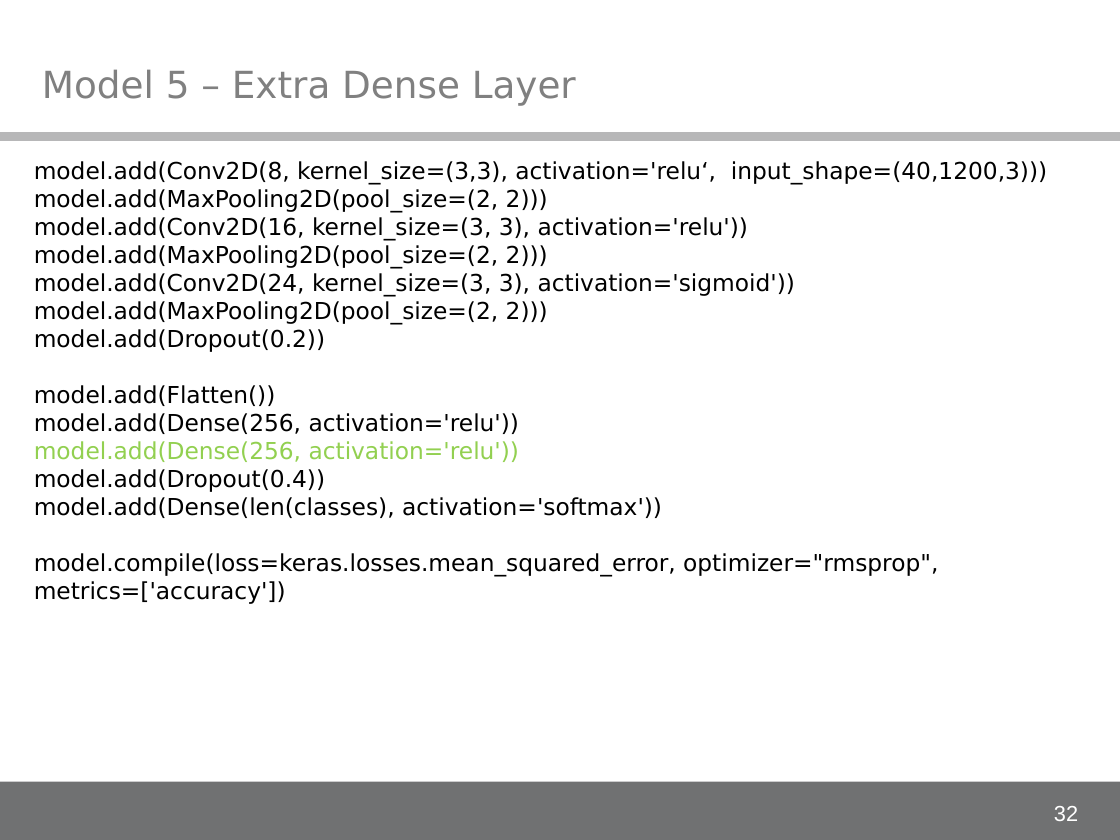
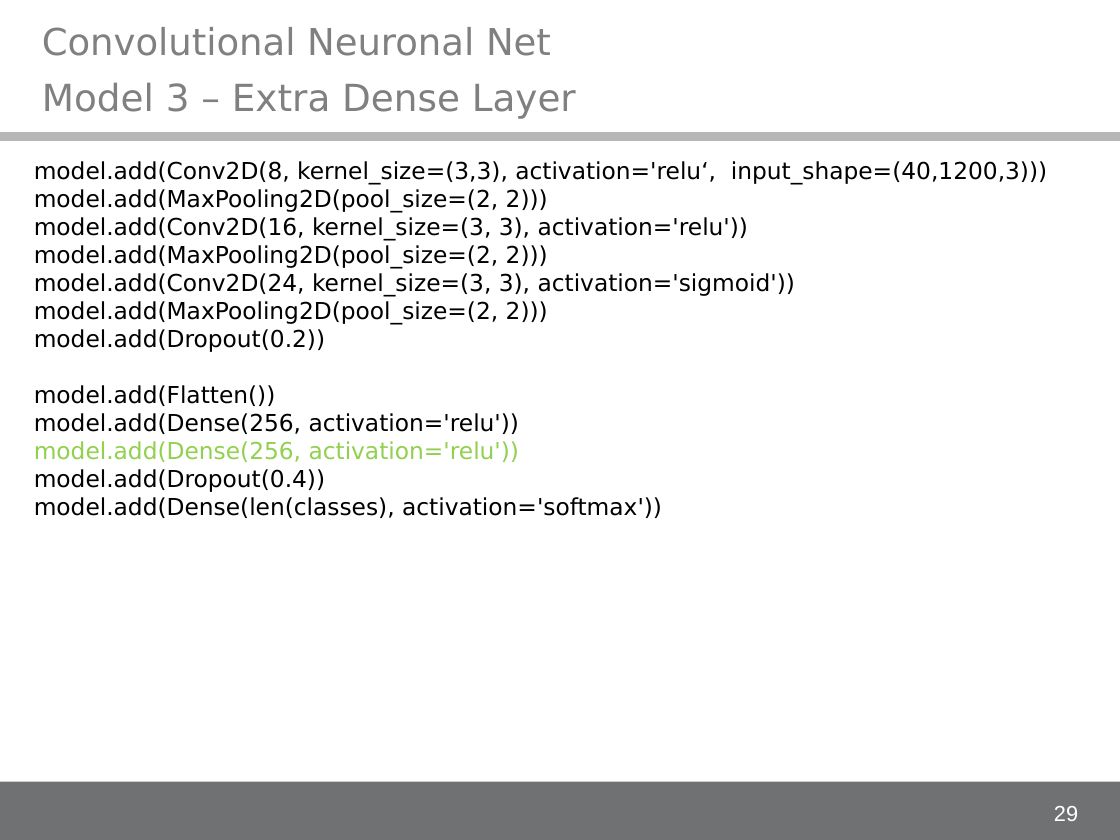
Before and after one commit to alex-ta/Fontinator, a slide deck: slide 29 of Documents/IDA_project_presentation.ppt (slide 32 before the commit). Drawn at 1120x840 pixels with LibreOffice and Linux fonts; fonts in the diff are those of the drawing; background and template pictures are left out. Boxes give left, top, right and bottom in pixels: in the first picture for what was removed or moved away, otherwise in the second. Text is boxed around its words. In the diff, an @@ line names an element or a change of style, - is before the commit and + after.

```diff
--- a/Documents/IDA_project_presentation.ppt
+++ b/Documents/IDA_project_presentation.ppt
@@ text added at (42, 27, 551, 56), 23.8 pt, text #808080 @@
+Convolutional Neuronal Net
@@ title at (42, 82, 576, 118): text changed @@
-Model 5 – Extra Dense Layer
+Model 3 – Extra Dense Layer
@@ text at (34, 553, 938, 604): paragraph removed @@
-model.compile(loss=keras.losses.mean_squared_error, optimizer="rmsprop", metrics=['accuracy'])
@@ page number at (1054, 806, 1078, 821): text changed @@
-32
+29
```
Also in this commit, not shown: 5 other slides changed, 4 slides added, 8 slides removed.
